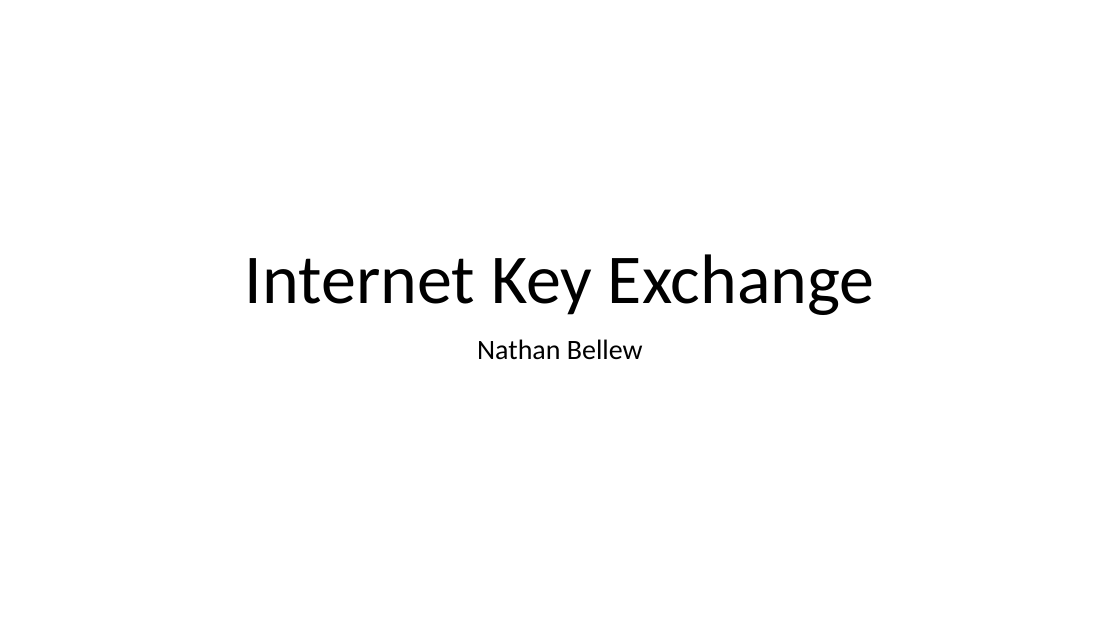
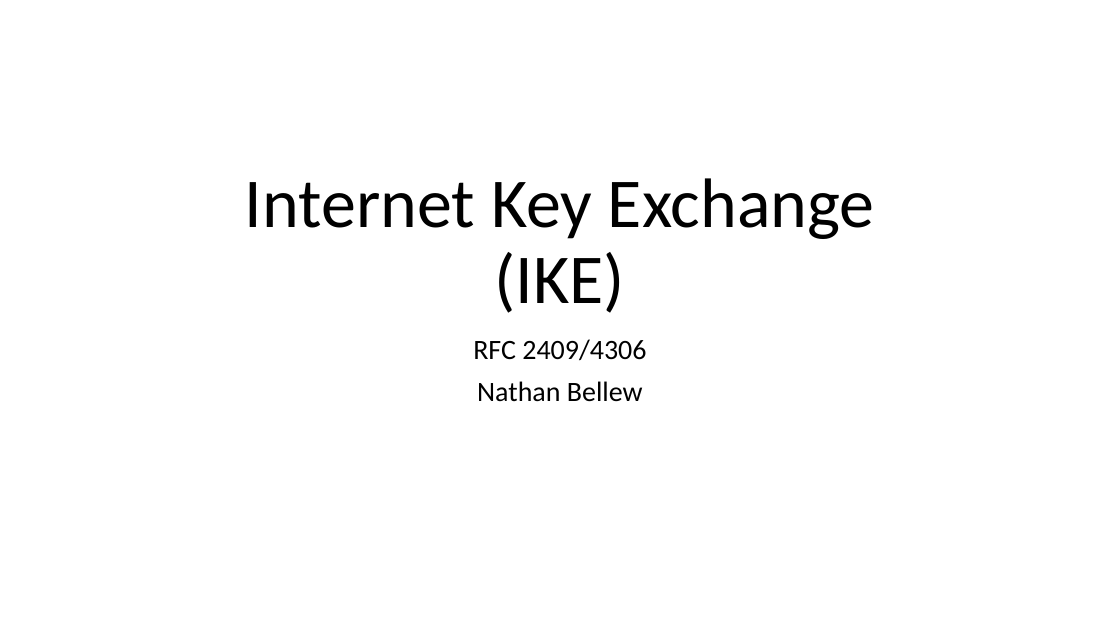
Before and after one commit to ndbellew/AppliedCryptography, a slide deck: slide 1 of Assignments/InternetKeyExchange/Internet Key Exchange.pptx. Drawn at 1120x630 pixels with LibreOffice and Linux fonts; fonts in the diff are those of the drawing. Boxes give left, top, right and bottom in pixels: in the first picture for what was removed or moved away, otherwise in the second. Text is boxed around its words. In the diff, an @@ line names an element or a change of style, - is before the commit and + after.

```diff
--- a/Assignments/InternetKeyExchange/Internet Key Exchange.pptx
+++ b/Assignments/InternetKeyExchange/Internet Key Exchange.pptx
@@ title at box(245, 178, 875, 313): text changed @@
-Internet Key Exchange
+Internet Key Exchange
+(IKE)
@@ subtitle at box(473, 339, 646, 361): paragraph added @@
+RFC 2409/4306
```
Also in this commit, not shown: 5 other slides changed, 7 slides added, 5 slides removed, 1 other file.
